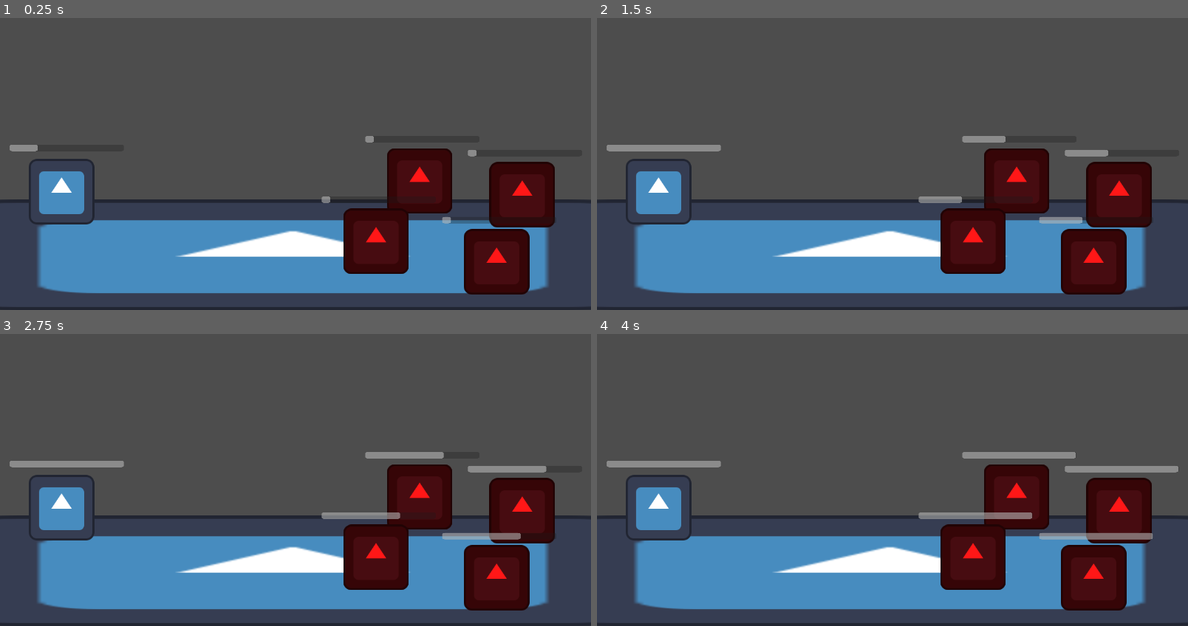
Above: before the commit, frames 1-4 (two rows, left to right).
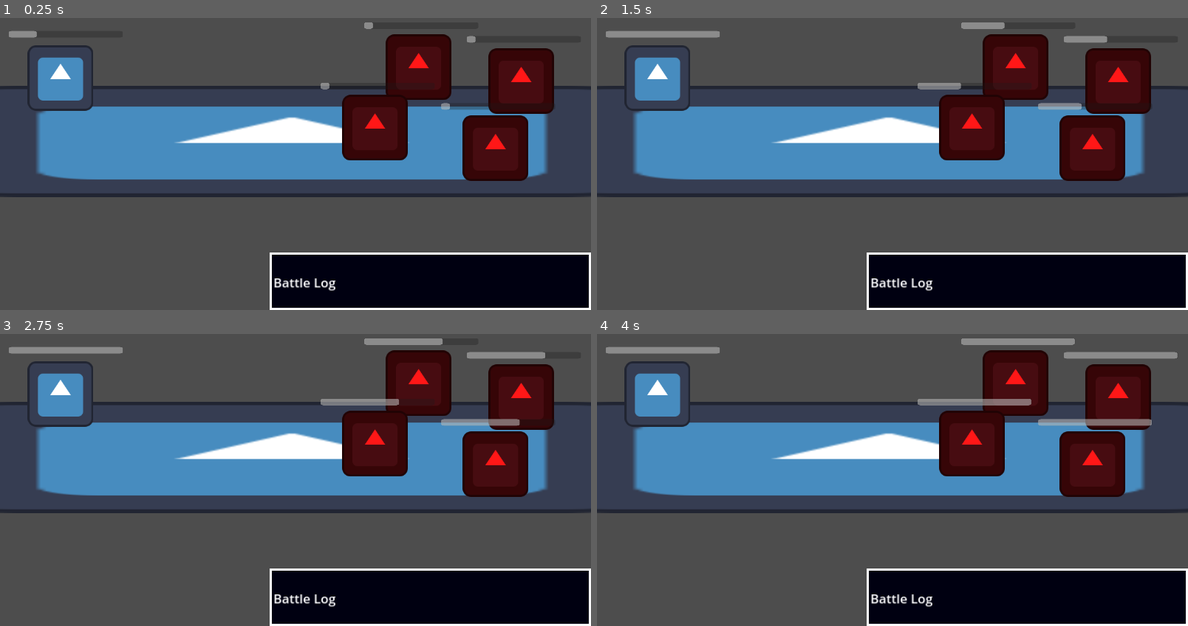
Above: after the commit, the same moments.

Repository: Lord-Dargon/The-Way
Game: Godot game, scene res://Scenes/Battle.tscn
The game is run twice, just before and just after one commit, with the same random seed, the same clock (stepped at 60 frames per second) and the same inputs. The engine's default icon, where the game draws it, is replaced by a stand-in: a white triangle on a blue panel in a dark square.
Inputs:
- Up to frame 1 (0.25 s): no input
- Up to frame 2 (1.5 s): no input
- Up to frame 3 (2.75 s): no input
- Up to frame 4 (4 s): tap Enter at 2.75 s

The runs differ from the first frame. In frame 1, 61% of the frame differs, in the area x 0-100%, y 1-100%; in frame 2, 62%; in frame 3, 62%; in frame 4, 63%.

Commit message:
Added some simple demo UI

Diff:
--- a/Scenes/Battle.tscn
+++ b/Scenes/Battle.tscn
@@ -7,6 +7,18 @@
 [ext_resource type="Script" path="res://Scripts/Enemy.gd" id="3_3281n"]
 [ext_resource type="Texture2D" uid="uid://dblp4561llpuh" path="res://Graphics/myohmy.jpeg" id="5_wjh16"]
 
+[sub_resource type="StyleBoxFlat" id="StyleBoxFlat_e5ch2"]
+content_margin_left = 0.0
+content_margin_top = 0.0
+bg_color = Color(0, 0, 0.0666667, 1)
+border_width_left = 5
+border_width_top = 5
+border_width_right = 5
+border_width_bottom = 5
+border_color = Color(1, 1, 1, 1)
+expand_margin_left = 8.0
+expand_margin_top = 5.0
+
 [node name="Battle" type="Node2D"]
 
 [node name="UI Manager" type="Node" parent="."]
@@ -14,15 +26,35 @@
 
 [node name="Timer" type="Timer" parent="UI Manager"]
 
+[node name="MarginContainer" type="MarginContainer" parent="UI Manager"]
+anchors_preset = 12
+anchor_top = 1.0
+anchor_right = 1.0
+anchor_bottom = 1.0
+offset_left = 533.0
+offset_top = -108.0
+grow_horizontal = 2
+grow_vertical = 0
+
+[node name="Panel" type="Panel" parent="UI Manager/MarginContainer"]
+layout_mode = 2
+theme_override_styles/panel = SubResource("StyleBoxFlat_e5ch2")
+
+[node name="Battle Log" type="Label" parent="UI Manager/MarginContainer"]
+layout_mode = 2
+theme_override_font_sizes/font_size = 25
+text = "Battle Log"
+autowrap_mode = 1
+
 [node name="Action Manager" parent="." instance=ExtResource("1_u6fa8")]
 
 [node name="Background" type="Sprite2D" parent="."]
-position = Vector2(571, 540.5)
+position = Vector2(569, 318.5)
 scale = Vector2(11.25, 1.69531)
 texture = ExtResource("1_tlngn")
 
 [node name="Character" type="Sprite2D" parent="."]
-position = Vector2(120, 417)
+position = Vector2(118, 195)
 texture = ExtResource("1_tlngn")
 script = ExtResource("2_ps8u1")
 metadata/_edit_group_ = true
@@ -88,7 +120,7 @@
 one_shot = true
 
 [node name="Enemy_Slot_1" type="Node2D" parent="."]
-position = Vector2(818, 396)
+position = Vector2(816, 174)
 
 [node name="Enemy" type="Sprite2D" parent="Enemy_Slot_1"]
 self_modulate = Color(1, 0.0901961, 0.0901961, 1)
@@ -141,7 +173,7 @@
 expand_mode = 1
 
 [node name="Enemy_Slot_2" type="Node2D" parent="."]
-position = Vector2(1018, 423)
+position = Vector2(1016, 201)
 
 [node name="Enemy" type="Sprite2D" parent="Enemy_Slot_2"]
 self_modulate = Color(1, 0.0901961, 0.0901961, 1)
@@ -194,7 +226,7 @@
 expand_mode = 1
 
 [node name="Enemy_Slot_3" type="Node2D" parent="."]
-position = Vector2(733, 514)
+position = Vector2(731, 292)
 
 [node name="Enemy" type="Sprite2D" parent="Enemy_Slot_3"]
 self_modulate = Color(1, 0.0901961, 0.0901961, 1)
@@ -247,7 +279,7 @@
 expand_mode = 1
 
 [node name="Enemy_Slot_4" type="Node2D" parent="."]
-position = Vector2(968, 554)
+position = Vector2(966, 332)
 
 [node name="Enemy" type="Sprite2D" parent="Enemy_Slot_4"]
 self_modulate = Color(1, 0.0901961, 0.0901961, 1)
Not shown: 1 places in Scenes/Battle.tscn that only renumber resources
